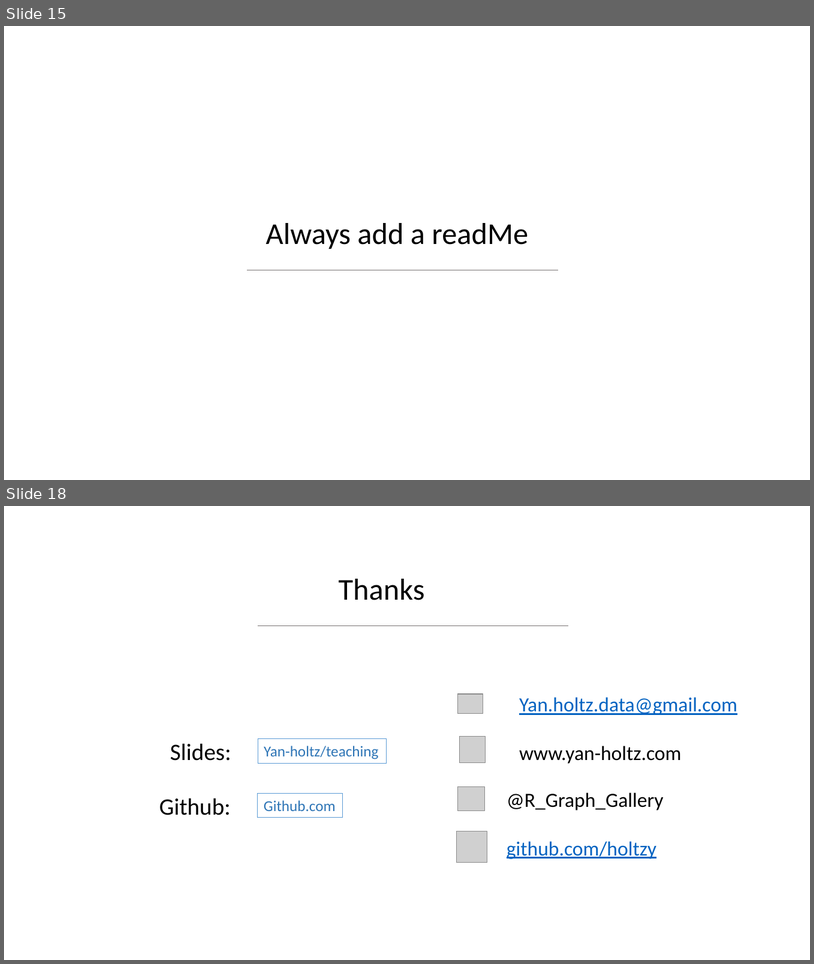
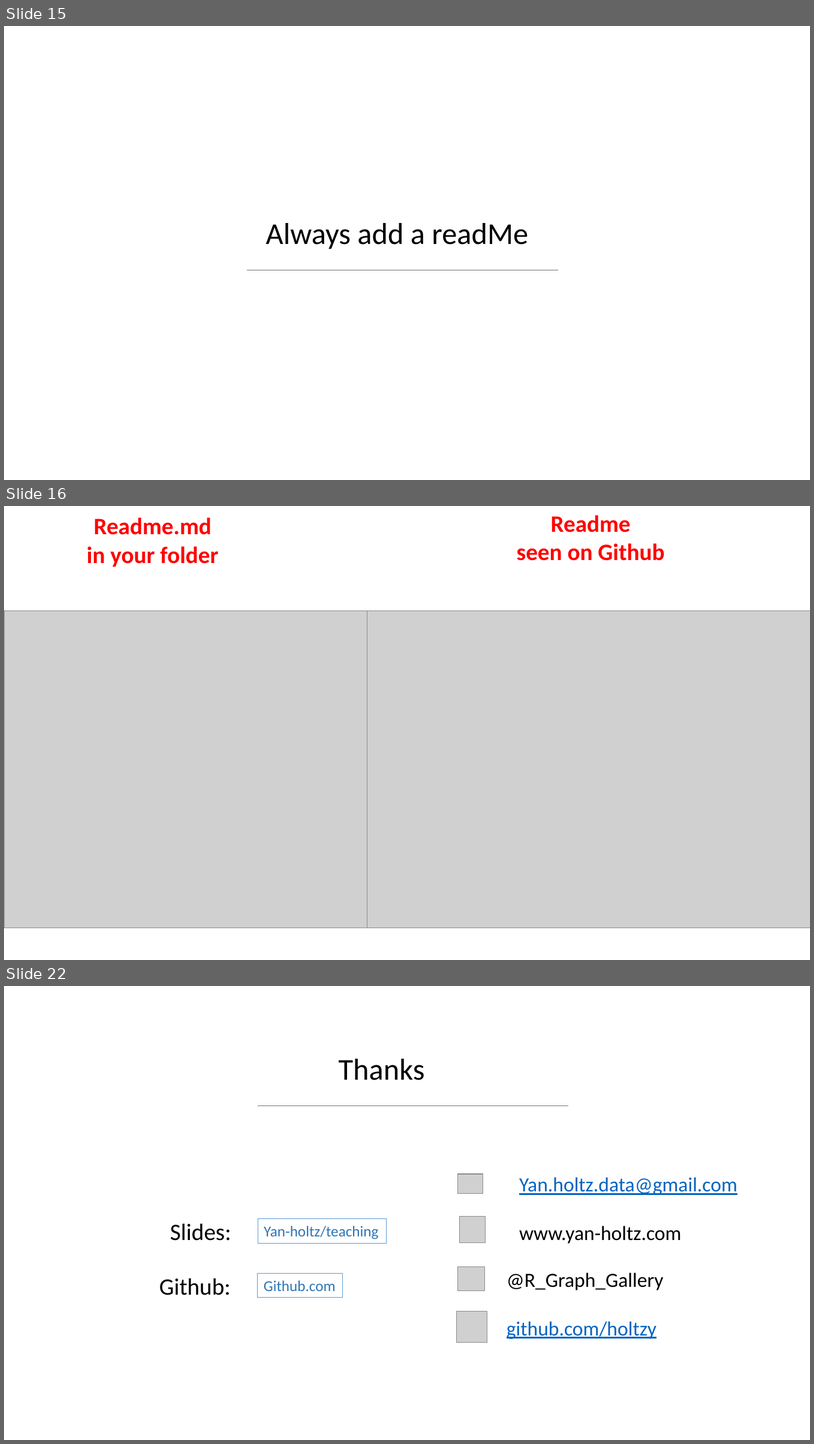
Before and after one commit to holtzy/Teaching, a slide deck: Intro_Github.pptx. Shown one above the other, each under a label of ours: slides 15 and 18 before the commit, slides 15, 16 and 22 after it; the slides between them are not shown. The pictures are 814x964 and 814x1444 pixels, drawn with LibreOffice and Linux fonts; fonts in the diff are those of the drawing; grey boxes stand for pictures; background and template pictures are left out. Boxes give left, top, right and bottom in pixels: in the first picture for what was removed or moved away, otherwise in the second. Text is boxed around its words. In the diff, an @@ line names an element or a change of style, - is before the commit and + after.

```diff
--- a/Intro_Github.pptx
+++ b/Intro_Github.pptx
@@ slide 16 added at (4,506,810,960), background #FFFFFF @@
@@ text added at (87,517,218,567), 28 pt, text #FF0000, bold @@
+Readme.md in your folder
@@ text added at (517,515,665,561), 28 pt, text #FF0000, bold @@
+Readme
+seen on Github
@@ picture added at (4,611,453,928) @@
@@ picture added at (368,611,810,928) @@
@@ what was slide 18 is now slide 22 @@
```
Also in this commit, not shown: 3 slides changed, 6 other slides added, 3 slides removed, 1 other file.
